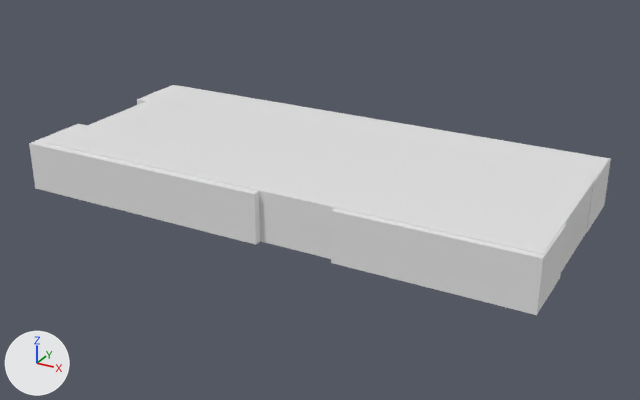
Renders of the Blender file Resources/Level/level2.blend from each side of a commit.
Before and after are seen from a 50 mm lens placed at (60.5, -136.9, 63.6), pointed at (-9.2, -10.1, 0.2). The axes (+X, +Y, +Z) are drawn at lower left. The lights are the same throughout.

Before the edit, the objects in view are built like this:
```python
me_cube = bpy.data.meshes.new('Cube')
me_cube.from_pydata(...)  # a box spanning x -1.0..1.0, y -1.0..1.0, z -1.0..1.0
me_cube.materials.append(mat_material)  # white #e7e7e7
me_立方体_001 = bpy.data.meshes.new('立方体.001')
me_立方体_001.from_pydata(...)  # a box spanning x -1.0..1.0, y -1.0..1.0, z -1.0..1.0
me_立方体_003 = bpy.data.meshes.new('立方体.003')
me_立方体_003.from_pydata(...)  # a box spanning x -1.0..1.0, y -1.0..1.0, z -1.0..1.0
me_立方体_006 = bpy.data.meshes.new('立方体.006')
me_立方体_006.from_pydata(...)  # a box spanning x -1.0..1.0, y -1.0..1.0, z -1.0..1.0
me_立方体_007 = bpy.data.meshes.new('立方体.007')
me_立方体_007.from_pydata(...)  # a box spanning x -1.0..1.0, y -1.0..1.0, z -1.0..1.0
ob_cube = bpy.data.objects.new('Cube', me_cube)
ob_cube.location = (-9.9, -8.7, 4.6)
ob_cube.rotation_euler = (1.571, 0.0, 3.142)  # degrees (90, 0, 180)
ob_cube.scale = (45.2, 4.46, 20.4)
ob_立方体_001 = bpy.data.objects.new('立方体.001', me_立方体_006)
ob_立方体_001.location = (24.1, 5.9, 4.5)
ob_立方体_001.scale = (11.4, 6.29, 4.39)
ob_立方体_002 = bpy.data.objects.new('立方体.002', me_立方体_001)
ob_立方体_002.location = (19.7, -23.9, 4.5)
ob_立方体_002.scale = (16.0, 6.14, 4.39)
ob_立方体_003 = bpy.data.objects.new('立方体.003', me_立方体_003)
ob_立方体_003.location = (-28.4, 5.9, 4.5)
ob_立方体_003.scale = (29.5, 6.14, 4.39)
ob_立方体_007 = bpy.data.objects.new('立方体.007', me_立方体_007)
ob_立方体_007.location = (-33.8, -24.1, 4.5)
ob_立方体_007.scale = (24.0, 6.29, 4.39)
```
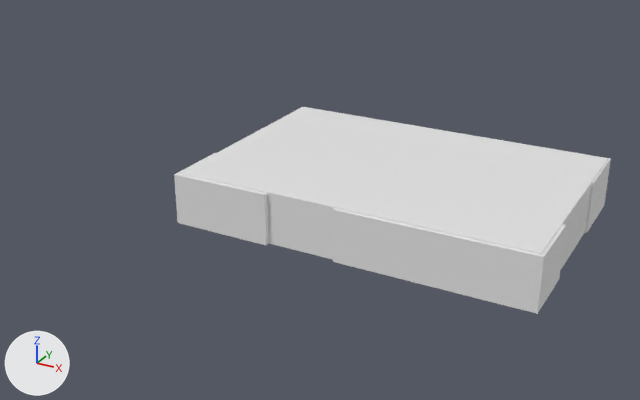
Diff of the bpy script that builds the scene:
```diff
--- a/Resources/Level/level2.blend.py
+++ b/Resources/Level/level2.blend.py
@@ ob_cube @@
 ob_cube = bpy.data.objects.new('Cube', me_cube)
-ob_cube.location = (-9.9, -8.7, 4.6)
+ob_cube.location = (5.0, -8.7, 4.6)
 ob_cube.rotation_euler = (1.571, 0.0, 3.142)  # degrees (90, 0, 180)
-ob_cube.scale = (45.2, 4.46, 20.4)
+ob_cube.scale = (30.2, 4.46, 20.4)
@@ ob_立方体_003 @@
 ob_立方体_003 = bpy.data.objects.new('立方体.003', me_立方体_003)
-ob_立方体_003.location = (-28.4, 5.9, 4.5)
-ob_立方体_003.scale = (29.5, 6.14, 4.39)
+ob_立方体_003.location = (-12.9, 5.9, 4.5)
+ob_立方体_003.scale = (12.6, 6.14, 4.39)
@@ ob_立方体_002 @@
 ob_立方体_002.location = (19.7, -23.9, 4.5)
-ob_立方体_002.scale = (16.0, 6.14, 4.39)
+ob_立方体_002.scale = (16.0, 5.68, 4.39)
@@ ob_立方体_007 @@
 ob_立方体_007 = bpy.data.objects.new('立方体.007', me_立方体_007)
-ob_立方体_007.location = (-33.8, -24.1, 4.5)
-ob_立方体_007.scale = (24.0, 6.29, 4.39)
+ob_立方体_007.location = (-17.0, -24.1, 4.5)
+ob_立方体_007.scale = (8.75, 5.75, 4.39)
```

Boxes (x1, y1, x2, y2) around the edits, measured in the pictures (640 x 400 px):
'Cube', moved, rescaled (24% narrower, 13% shorter): before (45, 86, 610, 272); after (180, 107, 608, 269)
'立方体.002', rescaled: before (331, 208, 567, 315); after (333, 208, 566, 314)
'立方体.007', moved, rescaled: before (29, 124, 260, 245); after (174, 153, 269, 245)
'立方体.003', moved, rescaled (not visible afterwards): before (137, 85, 182, 105)
